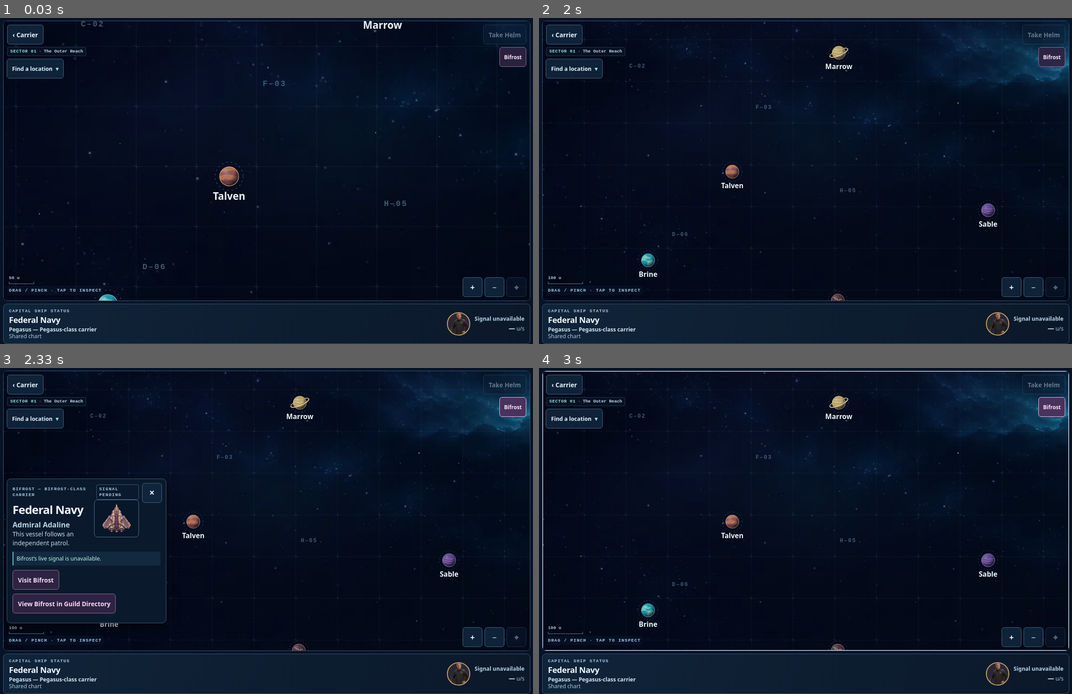
Above: before the commit, frames 1-4 (two rows, left to right).
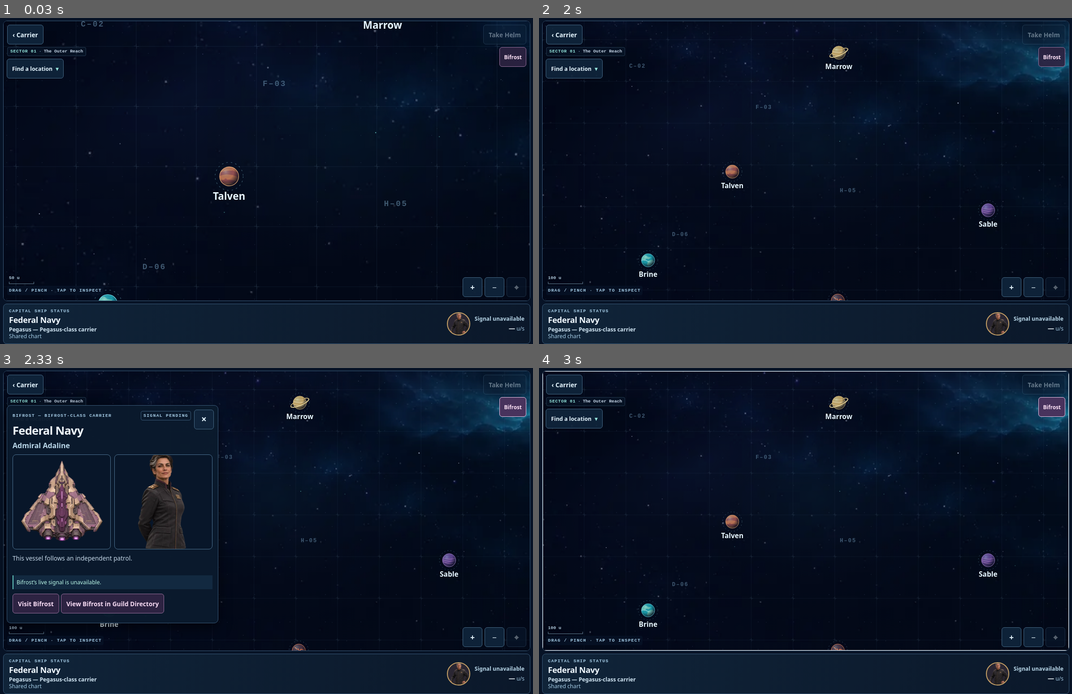
Above: after the commit, the same moments.

Repository: gambizt3-dev/rift-runner
Game: browser game, page galaxy-map.html
The game is run twice, just before and just after one commit, with the same random seed, the same clock (stepped at 60 frames per second) and the same inputs.
Inputs (mouse positions are in pixels of both pictures, inside the frame that each line leads up to):
- Up to frame 1 (0.03 s): no input
- Up to frame 2 (2 s): click (805, 161) at 0.27 s; click "−" at 1.27 s
- Up to frame 3 (2.33 s): click "Bifrost" at 2.02 s
- Up to frame 4 (3 s): click "×" at 2.77 s

Frames 1-2 are identical in both runs. In frame 3, 7.0% of the frame differs, in the area x 1-42%, y 11-79%; in frame 4, nothing differs.

Commit message:
Enlarge Galaxy Map ship and admiral contact art

Diff:
--- a/galaxy-map.css
+++ b/galaxy-map.css
@@ -105,5 +105,7 @@
 #location-commander{font-weight:700;color:#bad7e9}
 #carrier-strip-vessel{color:#d1e6f4;font-weight:650;overflow-wrap:anywhere}
 
-.location-vessel-image:not([hidden]){display:block;float:right;width:100px;height:84px;margin:0 0 6px 12px;padding:6px;object-fit:contain;border:1px solid #4b7190;border-radius:8px;background:#081629}
-@media(max-width:690px){.location-vessel-image:not([hidden]){width:78px;height:72px;margin-inline-start:8px}}
+.details:has(.location-contact-media:not([hidden])){width:min(472px,calc(100% - 16px))}
+.location-contact-media:not([hidden]){display:grid;grid-auto-flow:column;grid-auto-columns:minmax(0,1fr);gap:8px;margin:9px 0 10px}
+.location-vessel-image:not([hidden]),.location-admiral-image:not([hidden]){display:block;width:100%;height:clamp(140px,46vw,212px);padding:6px;object-fit:contain;border:1px solid #4b7190;border-radius:8px;background:#081629}
+.location-admiral-image:not([hidden]){padding:0;object-fit:cover;object-position:center 28%}
--- a/galaxy-map.html
+++ b/galaxy-map.html
@@ -6,13 +6,13 @@
 <meta name="theme-color" content="#071326">
 <title>Galaxy Map · Rift Runner</title>
 <link rel="icon" href="./rift-192.png">
-<link rel="stylesheet" href="./galaxy-map.css?v=231">
+<link rel="stylesheet" href="./galaxy-map.css?v=232">
 <script src="./pilot-credits.js?v=250" data-read-only defer></script>
 <script src="./pilot-missions.js?v=159" defer></script>
 <script src="./wing-rendezvous.js?v=185" defer></script>
 <script src="./galaxy-shared.js?v=220" defer></script>
 <script src="./guild-vessel-identity.js?v=254" defer></script>
-<script src="./galaxy-map.js?v=231" defer></script>
+<script src="./galaxy-map.js?v=232" defer></script>
 </head>
 <body>
 <main class="atlas" aria-labelledby="galaxy-title">
@@ -114,10 +114,14 @@
    <button class="control detail-close" id="galaxy-detail-close" type="button" aria-label="Close location details">×</button>
    <div class="detail-top"><p class="eyebrow" id="location-class">Pegasus — Pegasus-class carrier</p><span class="coordinate" id="location-sector">E–04</span></div>
    <div class="location-portrait" id="location-portrait" aria-hidden="true" hidden></div>
-   <img class="location-vessel-image" id="location-pegasus-image" data-src="./carrier-capital.webp?v=133" width="512" height="768" alt="Top view of Pegasus" decoding="async" hidden>
-   <img class="location-vessel-image" id="location-bifrost-image" data-src="./bifrost-carrier.webp" width="480" height="480" alt="Top view of Bifrost" decoding="async" hidden>
    <h2 id="location-title">Unassigned guild</h2>
    <p id="location-commander">Admiral Bishop</p>
+   <div id="location-contact-media" class="location-contact-media" hidden>
+    <img class="location-vessel-image" id="location-pegasus-image" data-src="./carrier-capital.webp?v=133" width="512" height="768" alt="Top view of Pegasus" decoding="async" hidden>
+    <img class="location-vessel-image" id="location-bifrost-image" data-src="./bifrost-carrier.webp" width="480" height="480" alt="Top view of Bifrost" decoding="async" hidden>
+    <img class="location-admiral-image" id="location-bishop-image" data-src="./captain-bridge-front.webp?v=94" width="851" height="925" alt="Portrait of Admiral Bishop" decoding="async" hidden>
+    <img class="location-admiral-image" id="location-adaline-image" data-src="./admiral-adaline.webp" width="460" height="500" alt="Portrait of Admiral Adaline" decoding="async" hidden>
+   </div>
    <p id="location-description">Your squadron’s home berth in the Outer Reach.</p>
    <p class="route-state" id="location-route" role="status" aria-live="polite">The carrier crew pilots this ship independently.</p>
    <a class="control company-link" id="galaxy-visit-vessel" href="./carrier.html?vessel=rift-carrier" hidden>Visit vessel</a>
--- a/galaxy-map.js
+++ b/galaxy-map.js
@@ -98,21 +98,28 @@
  const bifrostArtVessel=make('text',{class:'target-name vessel-marker-subtitle',y:54},bifrostArt);
  const carrierStripTitle=get('carrier-strip-title'),carrierStripVessel=get('carrier-strip-vessel');
  const commanderDetail=get('location-commander');
+ const contactMedia=get('location-contact-media');
  const vesselImages=new Map([[pegasusId,get('location-pegasus-image')],[bifrostId,get('location-bifrost-image')]]);
- const vesselImagesReady=new Set();
- for(const [id,image] of vesselImages){
-  image?.addEventListener('load',()=>{vesselImagesReady.add(id);image.hidden=vesselAt(chosen)!==id;});
-  image?.addEventListener('error',()=>{vesselImagesReady.delete(id);image.hidden=true;});
- }
- function showVesselImage(selected){
-  for(const [id,image] of vesselImages){
-   if(!image)continue;
-   image.hidden=id!==selected||!vesselImagesReady.has(id);
-   if(id!==selected)continue;
-   changed(image,'alt','Top view of '+vesselName(id));
-   const source=image.getAttribute('data-src');
-   if(source&&!image.getAttribute('src'))image.setAttribute('src',source);
-  }
+ const commanderImages=new Map([['bishop',get('location-bishop-image')],['adaline',get('location-adaline-image')]]);
+ const contactImagesReady=new Set();
+ for(const image of [...vesselImages.values(),...commanderImages.values()]){
+  image?.addEventListener('load',()=>{contactImagesReady.add(image);showContactImages(vesselAt(chosen));});
+  image?.addEventListener('error',()=>{contactImagesReady.delete(image);showContactImages(vesselAt(chosen));});
+ }
+ function showContactImages(id){
+  const cmd=id?vessels.get(id).commander:null;
+  const shipImage=vesselImages.get(id),commanderImage=commanderImages.get(cmd?.id);
+  const show=(images,selected,alt)=>{
+   for(const image of images.values())if(image)image.hidden=image!==selected||!contactImagesReady.has(image);
+   if(!selected)return false;
+   changed(selected,'alt',alt);
+   const source=selected.getAttribute('data-src');
+   if(source&&!selected.getAttribute('src'))selected.setAttribute('src',source);
+   return !selected.hidden;
+  };
+  const shipReady=show(vesselImages,shipImage,id?'Top view of '+vesselName(id):'');
+  const commanderReady=show(commanderImages,commanderImage,cmd?'Portrait of '+commanderLabel(id):'');
+  if(contactMedia)contactMedia.hidden=!shipReady&&!commanderReady;
  }
  function paintIdentity(id){
   const guild=guildLabel(id),subtitle=vesselSubtitle(id),name=vesselName(id);
@@ -188,7 +195,7 @@
    visitVessel.hidden=!id;
    if(id){changed(visitVessel,'href','./carrier.html?vessel='+id);visitVessel.textContent='Visit '+vesselName(id);}
   }
-  showPortrait(w);showVesselImage(id);
+  showPortrait(w);showContactImages(id);
  }
  function pick(id,recenter=false,reveal=false){
   if(id===pegasusId)id='home';
--- a/tests/galaxy-map.test.cjs
+++ b/tests/galaxy-map.test.cjs
@@ -15,7 +15,7 @@
   };
  }
  const el=id=>{if(!ids.has(id))ids.set(id,node(id));return ids.get(id);};
- for(const id of ['location-pegasus-image','location-bifrost-image']){
+ for(const id of ['location-pegasus-image','location-bifrost-image','location-bishop-image','location-adaline-image']){
   const img=read('galaxy-map.html').match(new RegExp('<img[^>]*id="'+id+'"[^>]*data-src="([^"]+)"[^>]*>'));
   if(img)el(id).setAttribute('data-src',img[1]);
  }
@@ -58,7 +58,7 @@
  assert.match(html,/class="control back" href="\.\/carrier\.html"/);
  assert.doesNotMatch(html,/class="atlas-head"|class="chart-cap"|Rift Runner <span> \/ <\/span> Navigation/,'the map has no visible title or tile header');
  assert.match(html,/<h1 class="atlas-sr-only" id="galaxy-title">Galaxy Map<\/h1>/);
- assert.match(html,/viewport-fit=cover/);assert.match(html,/galaxy-map.js\?v=231/);
+ assert.match(html,/viewport-fit=cover/);assert.match(html,/galaxy-map.js\?v=232/);
  assert.doesNotMatch(html,/\bfire-button\b|\bgame\.js\b|galaxy-route|class="lanes"|galaxy-fly|galaxy-explore|galaxy-(east|west)/);
  assert.match(read('galaxy-map.css'),/\.viewport\{[^}]+touch-action:none/);
  assert.equal(q.el('galaxy-find').kids.length,27,'prompt, 19 planets, three moons, a giant asteroid, the signal and two carriers');
@@ -494,22 +494,29 @@
 
 test('vessel details show the selected ship art and hide stale, failed, and planet-inapplicable images',()=>{
  const q=setup({bifrost:bifrostPose}),peg=q.el('location-pegasus-image'),bif=q.el('location-bifrost-image');
- assert.equal(peg.hidden,true);assert.equal(bif.hidden,true);
+ const bishop=q.el('location-bishop-image'),adaline=q.el('location-adaline-image'),media=q.el('location-contact-media');
+ assert.equal(peg.hidden,true);assert.equal(bif.hidden,true);assert.equal(media.hidden,true);
  q.tap(170,195,q.carrier);
  assert.equal(peg.getAttribute('src'),'./carrier-capital.webp?v=133');
  assert.equal(peg.getAttribute('alt'),'Top view of Pegasus');
+ assert.equal(bishop.getAttribute('src'),'./captain-bridge-front.webp?v=94');
+ assert.equal(bishop.getAttribute('alt'),'Portrait of Admiral Bishop');
  const marker=q.el('galaxy-bifrost').kids[0];
- q.tap(185,195,marker);peg.send('load');
+ q.tap(185,195,marker);peg.send('load');bishop.send('load');
+ assert.equal(bishop.hidden,true,'the old commander cannot flash');
  assert.equal(peg.hidden,true,'the old art must not appear if it loads after switching ships');
  assert.equal(bif.getAttribute('src'),'./bifrost-carrier.webp');
  assert.equal(bif.getAttribute('alt'),'Top view of Bifrost');
- bif.send('load');assert.equal(bif.hidden,false);
+ bif.send('load');adaline.send('load');assert.equal(bif.hidden,false);assert.equal(adaline.hidden,false);assert.equal(media.hidden,false);
+ assert.equal(adaline.getAttribute('alt'),'Portrait of Admiral Adaline');
  q.tap(150,180,q.carrier);
- assert.equal(peg.hidden,false);assert.equal(bif.hidden,true);
+ assert.equal(peg.hidden,false);assert.equal(bif.hidden,true);assert.equal(bishop.hidden,false);assert.equal(adaline.hidden,true);
  peg.send('error');assert.equal(peg.hidden,true);
  q.images[0].onload();
  q.tap(182,215,q.pin('serein'));
  assert.equal(peg.hidden,true);assert.equal(bif.hidden,true);
  assert.equal(q.el('location-portrait').hidden,false,'planets still show their own atlas portrait');
+ assert.equal(media.hidden,true);assert.equal(bishop.hidden,true);assert.equal(adaline.hidden,true);
+ assert.match(read('galaxy-map.css'),/location-contact-media[^\n]+display:grid/);
  assert.match(read('galaxy-map.css'),/location-vessel-image[^\n]+object-fit:contain/);
 });
